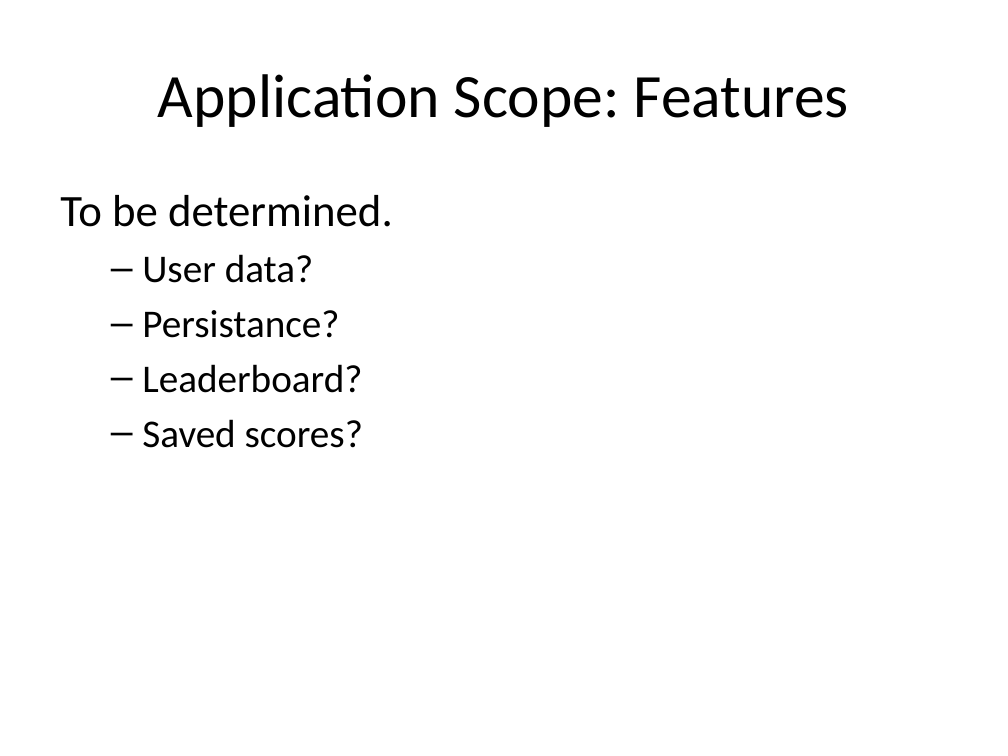
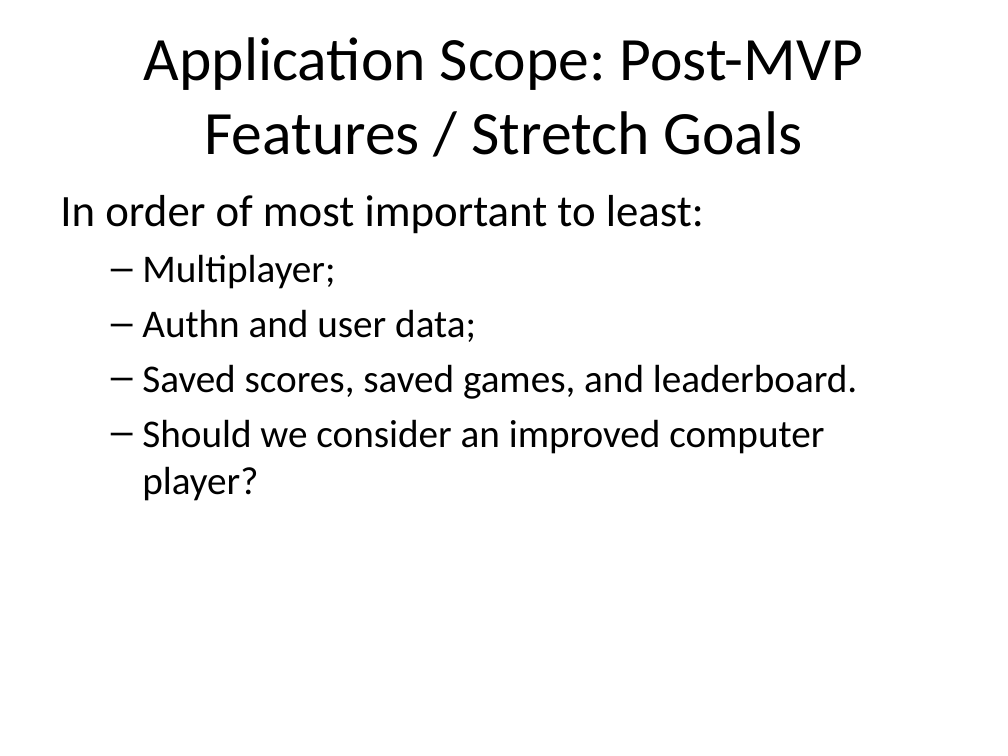
Before and after one commit to ebdreger/learn-and-code-2021-1, a slide deck: slide 6 of README.pptx (slide 5 before the commit). Drawn at 1008x756 pixels with LibreOffice and Linux fonts; fonts in the diff are those of the drawing. Boxes give left, top, right and bottom in pixels: in the first picture for what was removed or moved away, otherwise in the second. Text is boxed around its words. In the diff, an @@ line names an element or a change of style, - is before the commit and + after.

Commit message:
update README files to reflect MVP scope and post-MVP priorities

```diff
--- a/README.pptx
+++ b/README.pptx
@@ title at bbox=[144, 37, 863, 155]: text changed @@
-Application Scope: Features
+Application Scope: Post-MVP Features / Stretch Goals
@@ text at bbox=[60, 195, 857, 501]: text changed @@
-To be determined.
-  – User data?
-  – Persistance?
-  – Leaderboard?
-  – Saved scores?
+In order of most important to least:
+  – Multiplayer;
+  – Authn and user data;
+  – Saved scores, saved games, and leaderboard.
+  – Should we consider an improved computer player?
```
Also in this commit, not shown: 3 other slides changed, 1 slide added, 2 other files.
